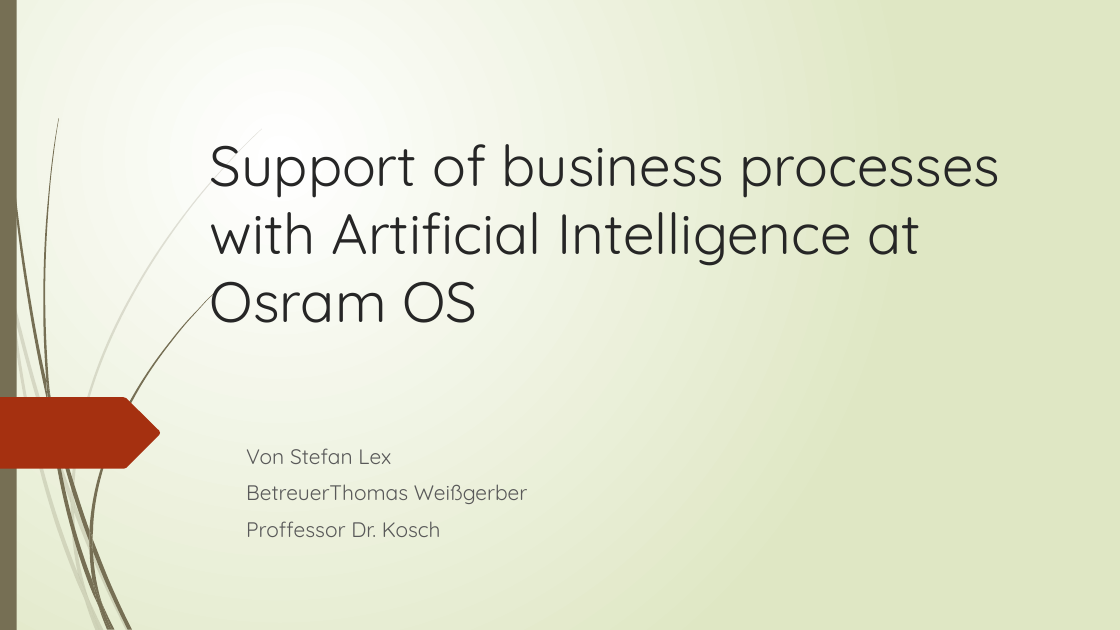
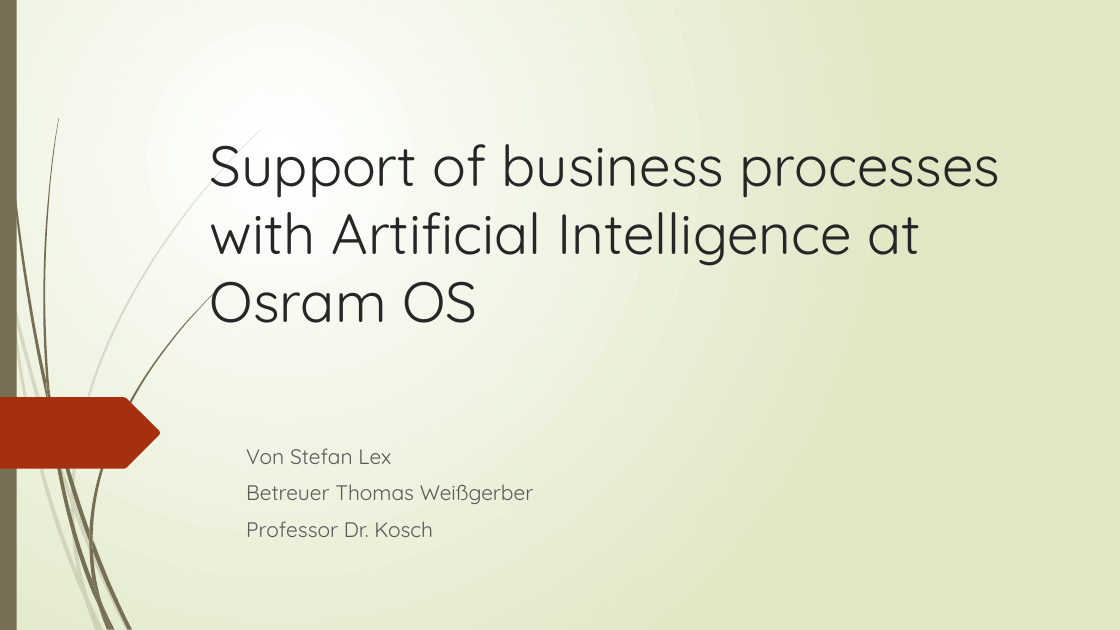
Before and after one commit to Bilobu/BachelorKI, a slide deck: slide 1 of Presentation.pptx. Drawn at 1120x630 pixels with LibreOffice and Linux fonts; fonts in the diff are those of the drawing. Boxes give left, top, right and bottom in pixels: in the first picture for what was removed or moved away, otherwise in the second. Text is boxed around its words. In the diff, an @@ line names an element or a change of style, - is before the commit and + after.

```diff
--- a/Presentation.pptx
+++ b/Presentation.pptx
@@ subtitle at box(246, 484, 534, 537): text changed @@
-BetreuerThomas Weißgerber
-Proffessor Dr. Kosch
+Betreuer Thomas Weißgerber
+Professor Dr. Kosch
```
Also in this commit, not shown: 7 other slides changed, 1 slide added, 1 slide removed.
